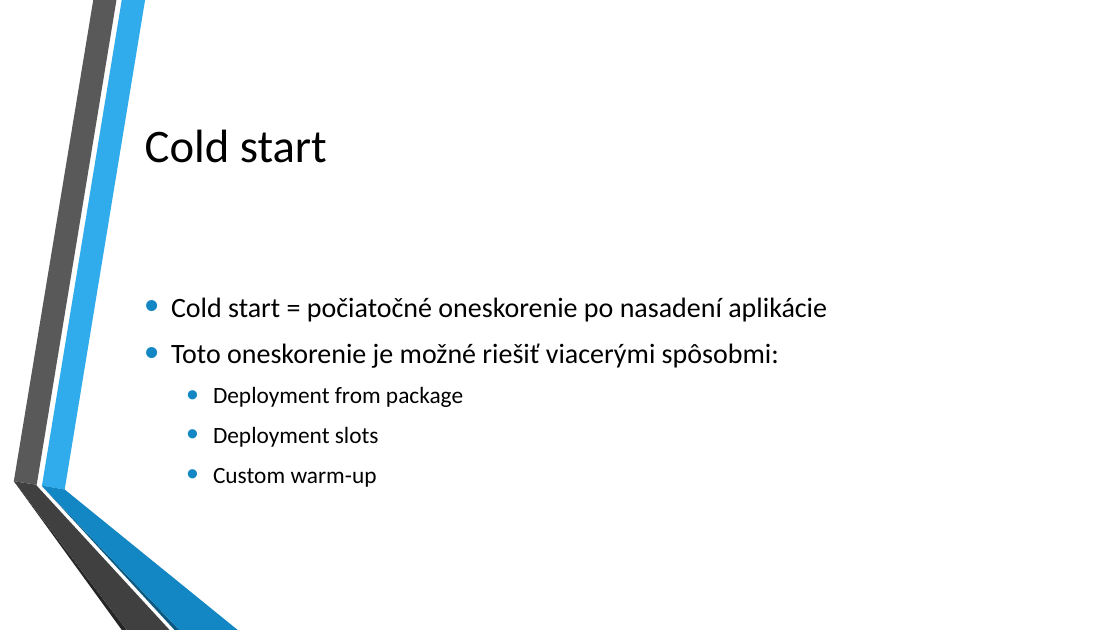
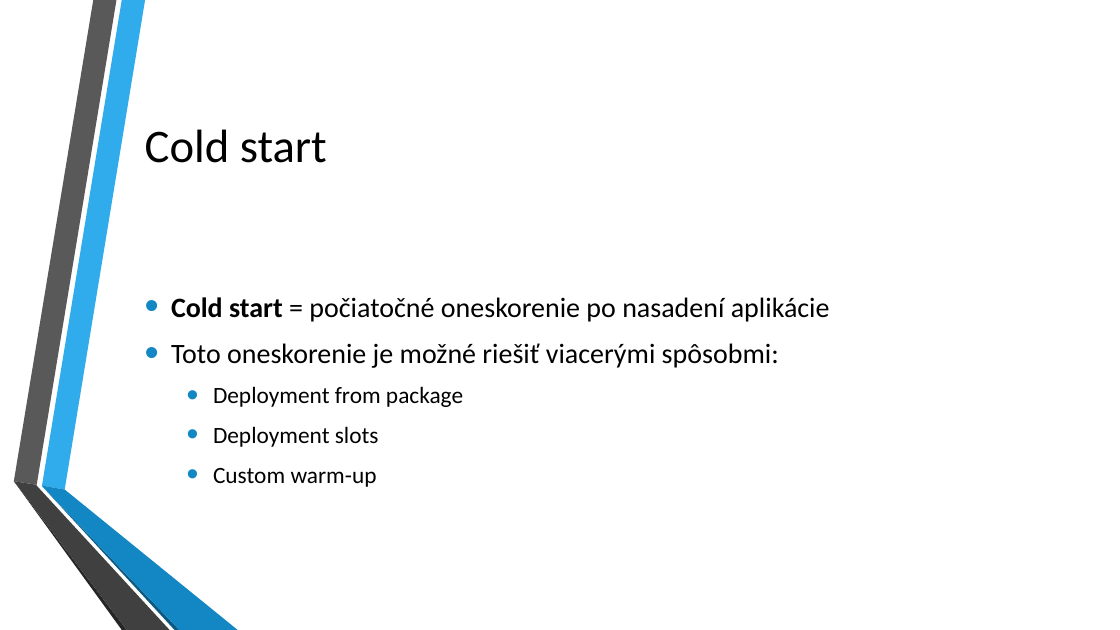
Before and after one commit to kubinko/Azure-Resources-Overview, a slide deck: slide 32 of 03 - App Service/03 - App Service.pptx (slide 26 before the commit). Drawn at 1120x630 pixels with LibreOffice and Linux fonts; fonts in the diff are those of the drawing; background and template pictures are left out. Boxes give left, top, right and bottom in pixels: in the first picture for what was removed or moved away, otherwise in the second. Text is boxed around its words. In the diff, an @@ line names an element or a change of style, - is before the commit and + after.

```diff
--- a/03 - App Service/03 - App Service.pptx
+++ b/03 - App Service/03 - App Service.pptx
@@ text at <box>171,297,830,322</box>: bold on in "Cold start" @@
```
Also in this commit, not shown: 9 other slides changed, 54 other files.
